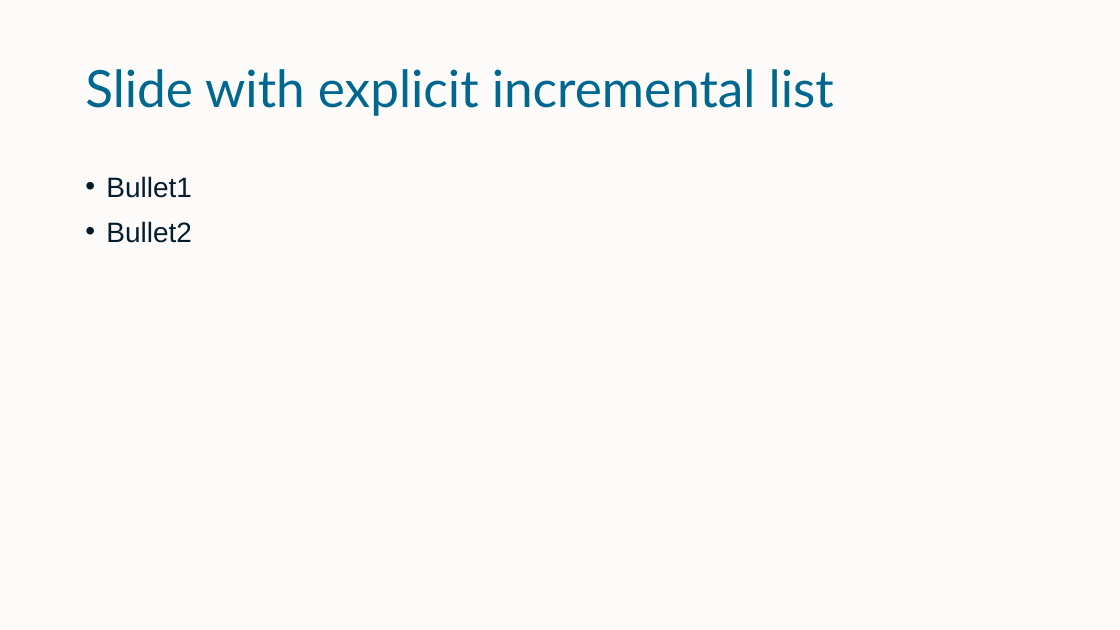
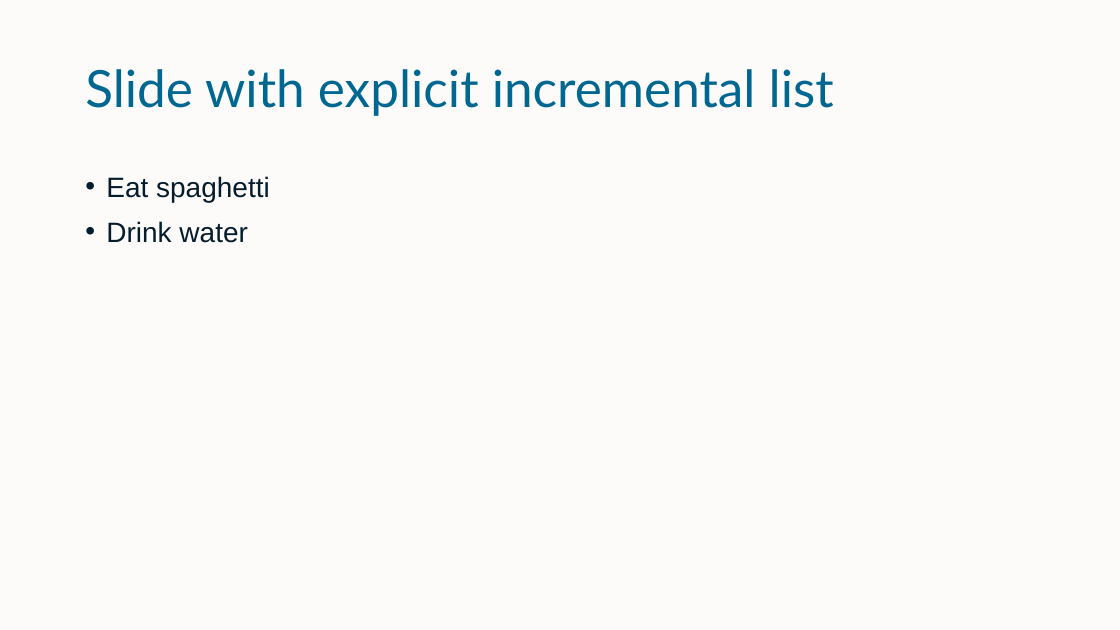
Before and after one commit to udurraniAtPresage/making_theme, a slide deck: slide 6 of quarto/quarto_template.pptx (slide 5 before the commit). Drawn at 1120x630 pixels with LibreOffice and Linux fonts; fonts in the diff are those of the drawing; background and template pictures are left out. Boxes give left, top, right and bottom in pixels: in the first picture for what was removed or moved away, otherwise in the second. Text is boxed around its words. In the diff, an @@ line names an element or a change of style, - is before the commit and + after.

```diff
--- a/quarto/quarto_template.pptx
+++ b/quarto/quarto_template.pptx
@@ text at (106,176,270,243): text changed @@
-• Bullet1
-• Bullet2
+• Eat spaghetti
+• Drink water
```
Also in this commit, not shown: 2 other slides changed, 1 slide added, 5 other files.
